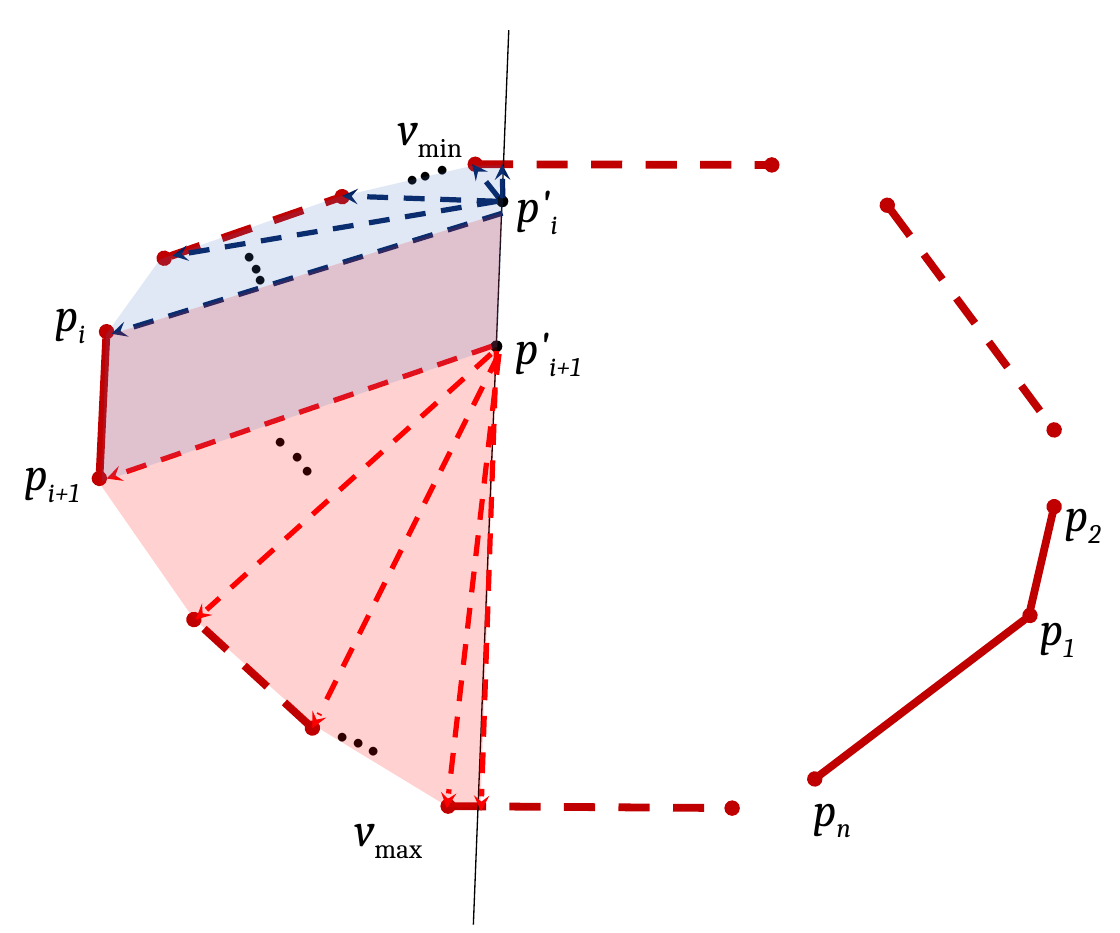
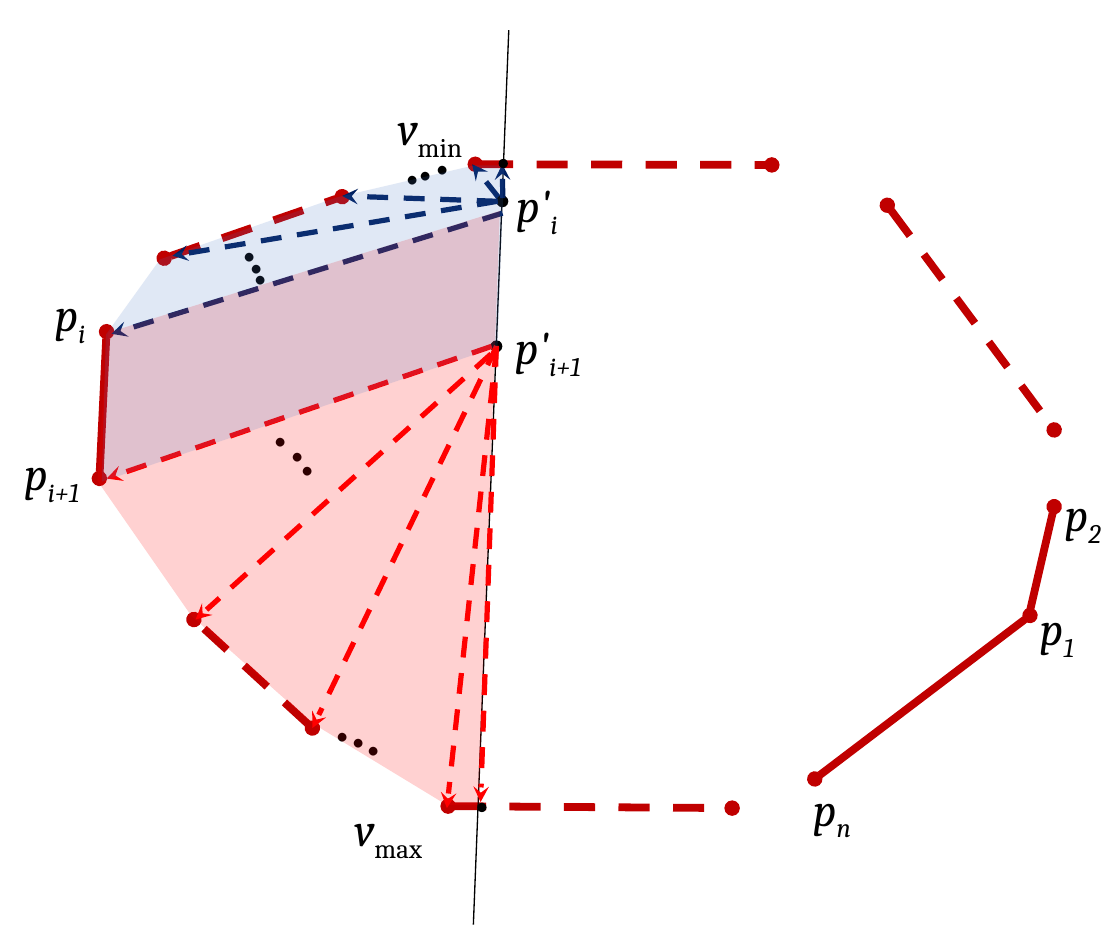
Before and after one commit to aabecker/SwarmPublications, a slide deck: slide 1 of journalWallFriction/pictures/pdf/anypolygon3.pptx. Drawn at 1120x933 pixels with LibreOffice and Linux fonts; fonts in the diff are those of the drawing. Boxes give left, top, right and bottom in pixels: in the first picture for what was removed or moved away, otherwise in the second. Text is boxed around its words. In the diff, an @@ line names an element or a change of style, - is before the commit and + after.

```diff
--- a/journalWallFriction/pictures/pdf/anypolygon3.pptx
+++ b/journalWallFriction/pictures/pdf/anypolygon3.pptx
@@ ellipse added at (498,159,508,168), fill #000000 @@
@@ freeform shape at (97,211,500,805): outline redrawn @@
@@ arrow moved from (498, 355) - (312, 728) to (497, 347) - (312, 728) @@
@@ arrow moved from (498, 355) - (446, 808) to (497, 347) - (446, 808) @@
@@ arrow moved from (497, 351) - (482, 812) to (497, 345) - (480, 803) @@
@@ ellipse added at (478,803,487,812), fill #000000 @@
```
Also in this commit, not shown: 25 other files.
